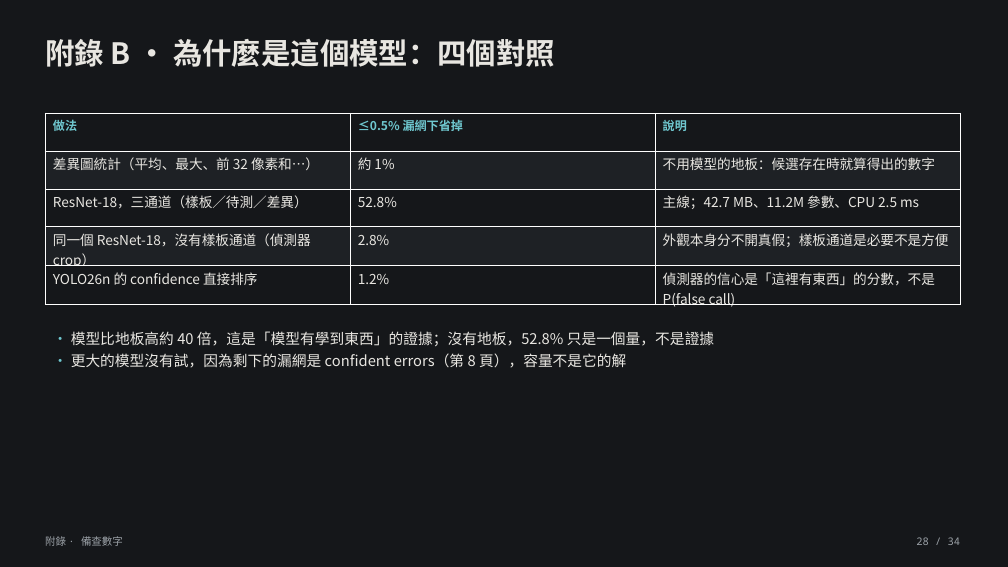
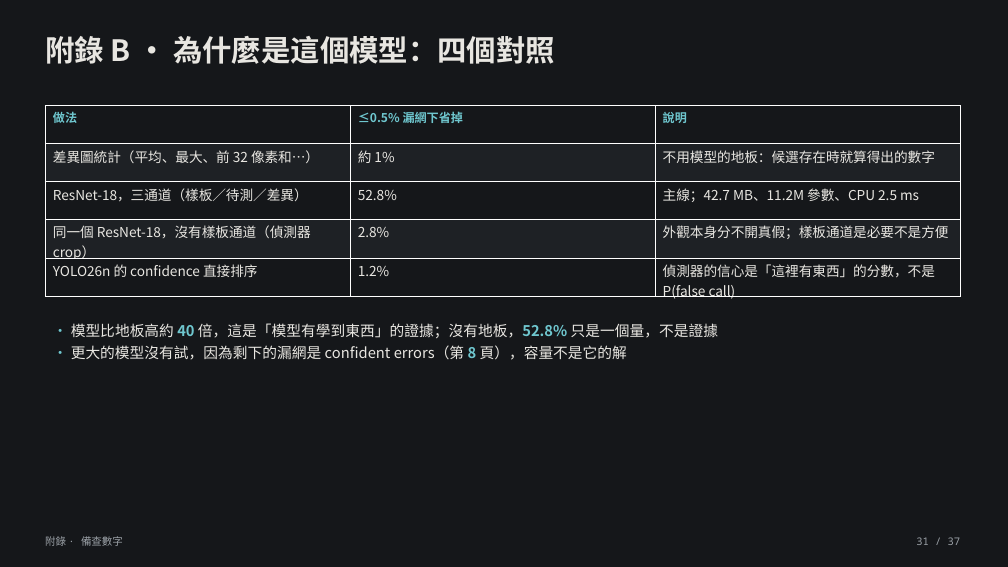
Before and after one commit to lin891020/aoi-agent, a slide deck: slide 31 of docs/deck/aoi-agent-journey.zh-TW.pptx (slide 28 before the commit). Drawn at 1008x567 pixels with LibreOffice and Linux fonts; fonts in the diff are those of the drawing. Boxes give left, top, right and bottom in pixels: in the first picture for what was removed or moved away, otherwise in the second. Text is boxed around its words. In the diff, an @@ line names an element or a change of style, - is before the commit and + after.

```diff
--- a/docs/deck/aoi-agent-journey.zh-TW.pptx
+++ b/docs/deck/aoi-agent-journey.zh-TW.pptx
@@ table: place and size @@
-table at box(45, 113, 960, 311)
+table at box(45, 106, 960, 303)
@@ text "• 模型比地板高約 40 倍，這是「模型有學到東西」的證據；沒有地板，52.8% 只是一個量，不是證據": place and size @@
-text "• 模型比地板高約 40 倍，這是「模型有學到東西」的證據；沒有地板，52.8% 只是一個量，不是證據" at box(71, 331, 714, 368)
+text "• 模型比地板高約 40 倍，這是「模型有學到東西」的證據；沒有地板，52.8% 只是一個量，不是證據" at box(71, 323, 718, 360)
@@ text "• 模型比地板高約 40 倍，這是「模型有學到東西」的證據；沒有地板，52.8% 只是一個量，不是證據" at box(71, 323, 718, 360): text colour #E8E6E1 to #6FC7CF, bold on in "40 倍，這是「模型有學到東西」的證據；沒有地板，52.8%", "8" @@
@@ text at box(916, 537, 961, 545): text changed @@
-28 / 34
+31 / 37
```
Also in this commit, not shown: 33 other slides changed, 3 slides added, 9 other files.
